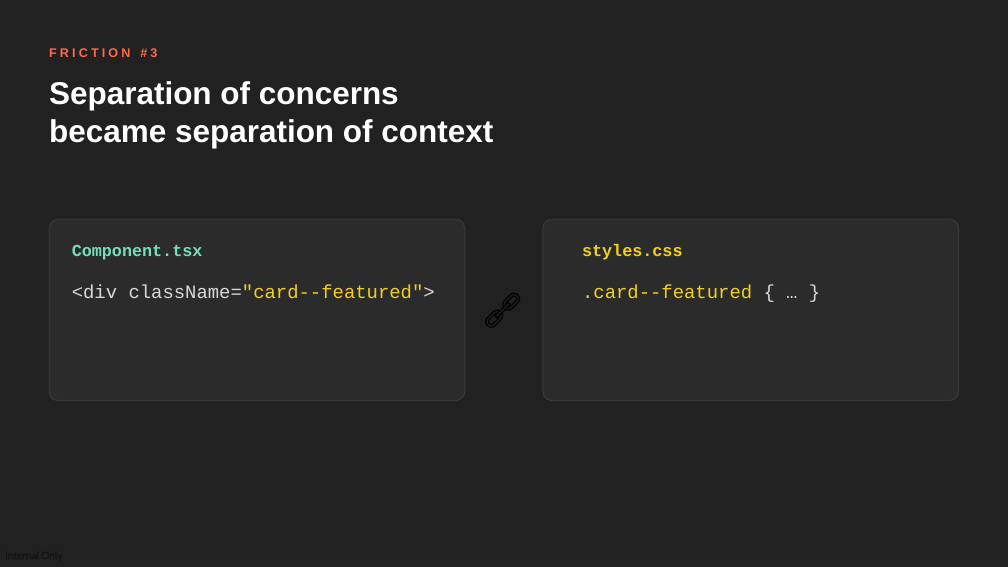
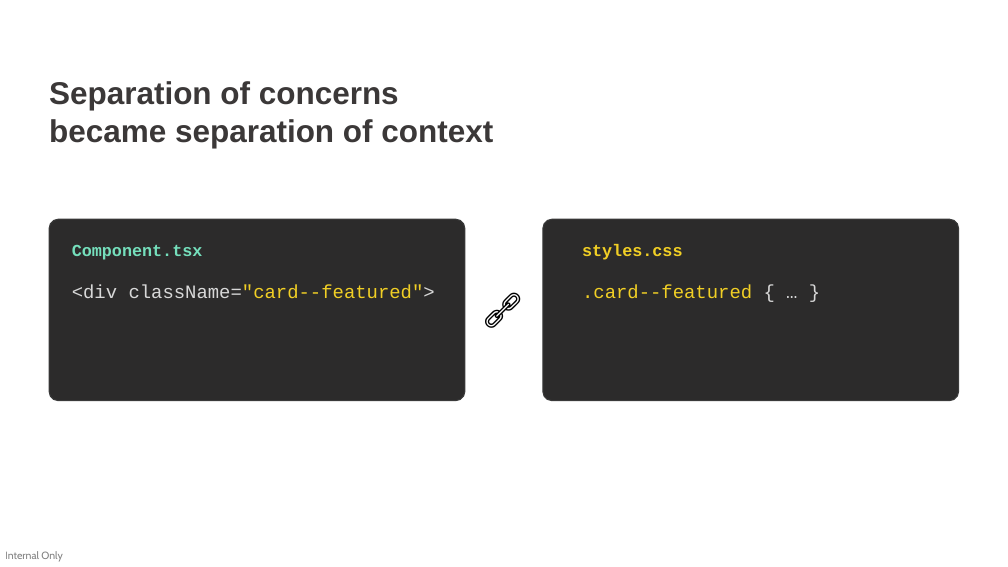
Before and after one commit to devlinduldulao/llm-loves-tailwind-and-js, a slide deck: slide 9 of why-llms-love-tailwind-conf.pptx (slide 18 before the commit). Drawn at 1008x567 pixels with LibreOffice and Linux fonts; fonts in the diff are those of the drawing. Boxes give left, top, right and bottom in pixels: in the first picture for what was removed or moved away, otherwise in the second. Text is boxed around its words. In the diff, an @@ line names an element or a change of style, - is before the commit and + after.

```diff
--- a/why-llms-love-tailwind-conf.pptx
+++ b/why-llms-love-tailwind-conf.pptx
@@ background #222121 to #FFFFFF @@
@@ text removed at <box>49,48,157,57</box> @@
-FRICTION #3
@@ text "Separation of concerns" at <box>49,81,493,148</box>: text colour #FFFFFF to #3B3838 @@
@@ text added at <box>5,551,63,562</box>, 10 pt, text #000000 at 50% opacity @@
+Internal Only
```
Also in this commit, not shown: 8 other slides changed, 9 slides added, 20 slides removed.
